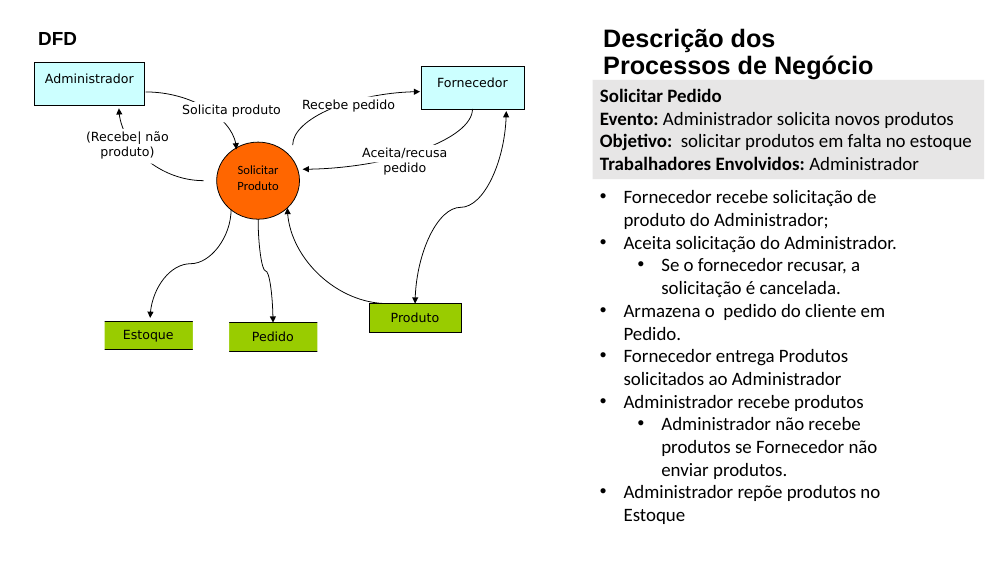
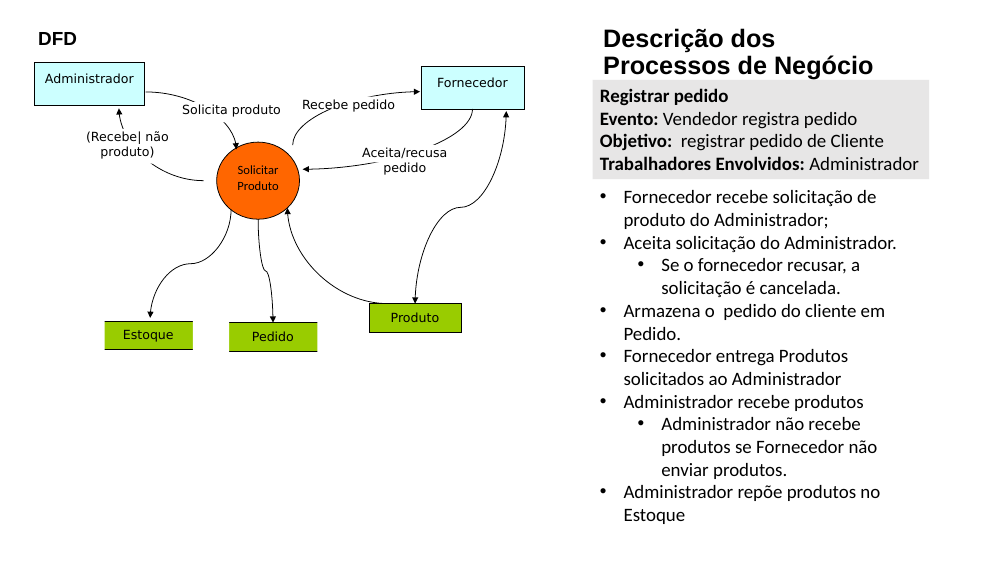
Before and after one commit to lucaskurata/Engenharia-de-Requisitos-Ericson, a slide deck: slide 4 of ACS/AC3/LucasKurata_AC03.pptx. Drawn at 1008x567 pixels with LibreOffice and Linux fonts; fonts in the diff are those of the drawing. Boxes give left, top, right and bottom in pixels: in the first picture for what was removed or moved away, otherwise in the second. Text is boxed around its words. In the diff, an @@ line names an element or a change of style, - is before the commit and + after.

```diff
--- a/ACS/AC3/LucasKurata_AC03.pptx
+++ b/ACS/AC3/LucasKurata_AC03.pptx
@@ rectangle "Registrar pedido": place and size @@
-rectangle "Registrar pedido" at [593,80,985,179]
+rectangle "Registrar pedido" at [593,80,929,179]
@@ text in rectangle at [600,88,884,151]: text changed @@
-Solicitar Pedido
-Evento: Administrador solicita novos produtos
-Objetivo: solicitar produtos em falta no estoque
+Registrar pedido
+Evento: Vendedor registra pedido
+Objetivo: registrar pedido de Cliente
```
Also in this commit, not shown: 2 other slides changed, 9 other files.
